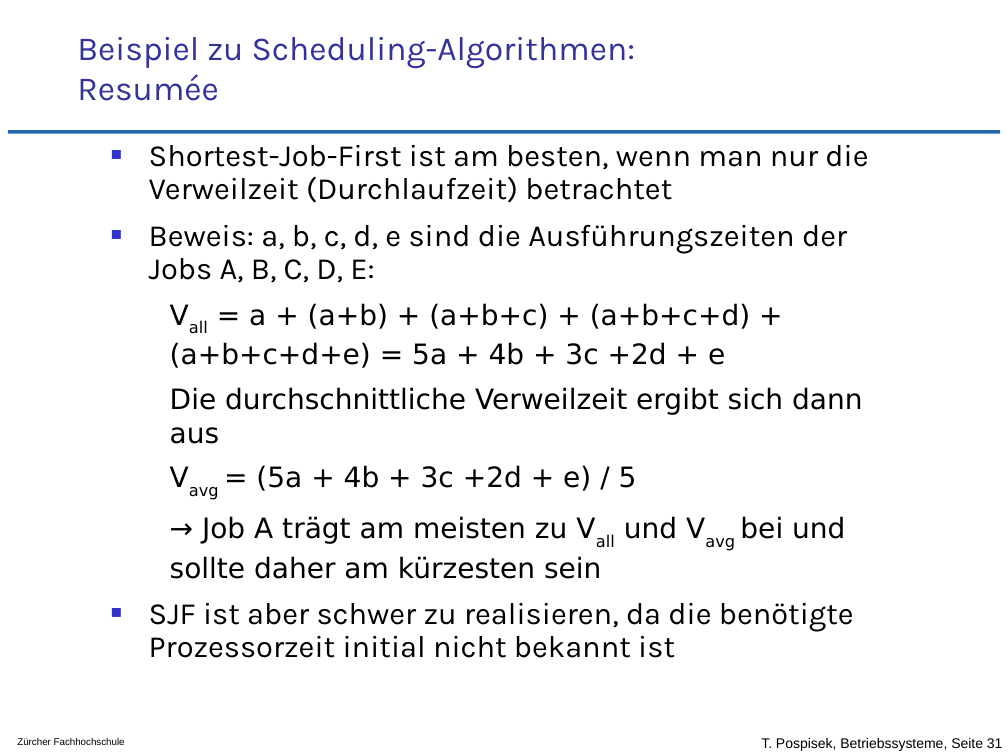
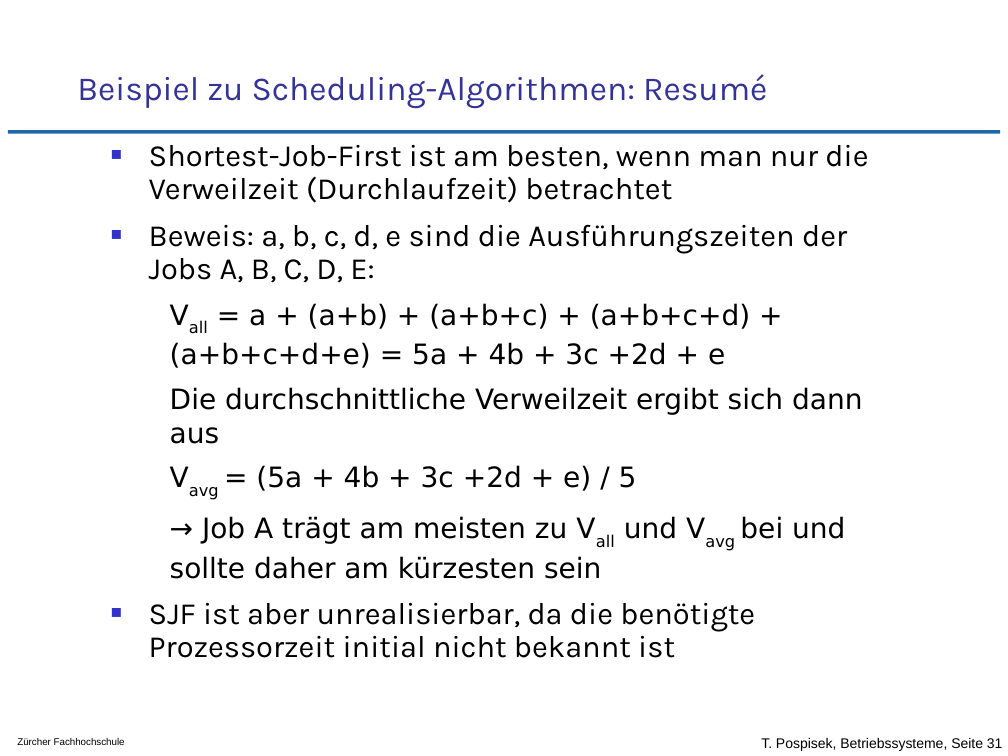
Before and after one commit to tpo/betriebssysteme, a slide deck: slide 31 of 05-3_CPU_Scheduling_Grundkonzepte.odp. Drawn at 1008x756 pixels with LibreOffice and Linux fonts; fonts in the diff are those of the drawing; background and template pictures are left out. Boxes give left, top, right and bottom in pixels: in the first picture for what was removed or moved away, otherwise in the second. Text is boxed around its words. In the diff, an @@ line names an element or a change of style, - is before the commit and + after.

```diff
--- a/05-3_CPU_Scheduling_Grundkonzepte.odp
+++ b/05-3_CPU_Scheduling_Grundkonzepte.odp
@@ title at box(77, 74, 767, 109): text changed @@
-Beispiel zu Scheduling-Algorithmen: Resumée
+Beispiel zu Scheduling-Algorithmen: Resumé
@@ text at box(149, 603, 755, 658): text changed @@
-■ SJF ist aber schwer zu realisieren, da die benötigte Prozessorzeit initial nicht bekannt ist
+■ SJF ist aber unrealisierbar, da die benötigte Prozessorzeit initial nicht bekannt ist
```
Also in this commit, not shown: 1 other slide changed, 5 slides removed, 1 other file.
